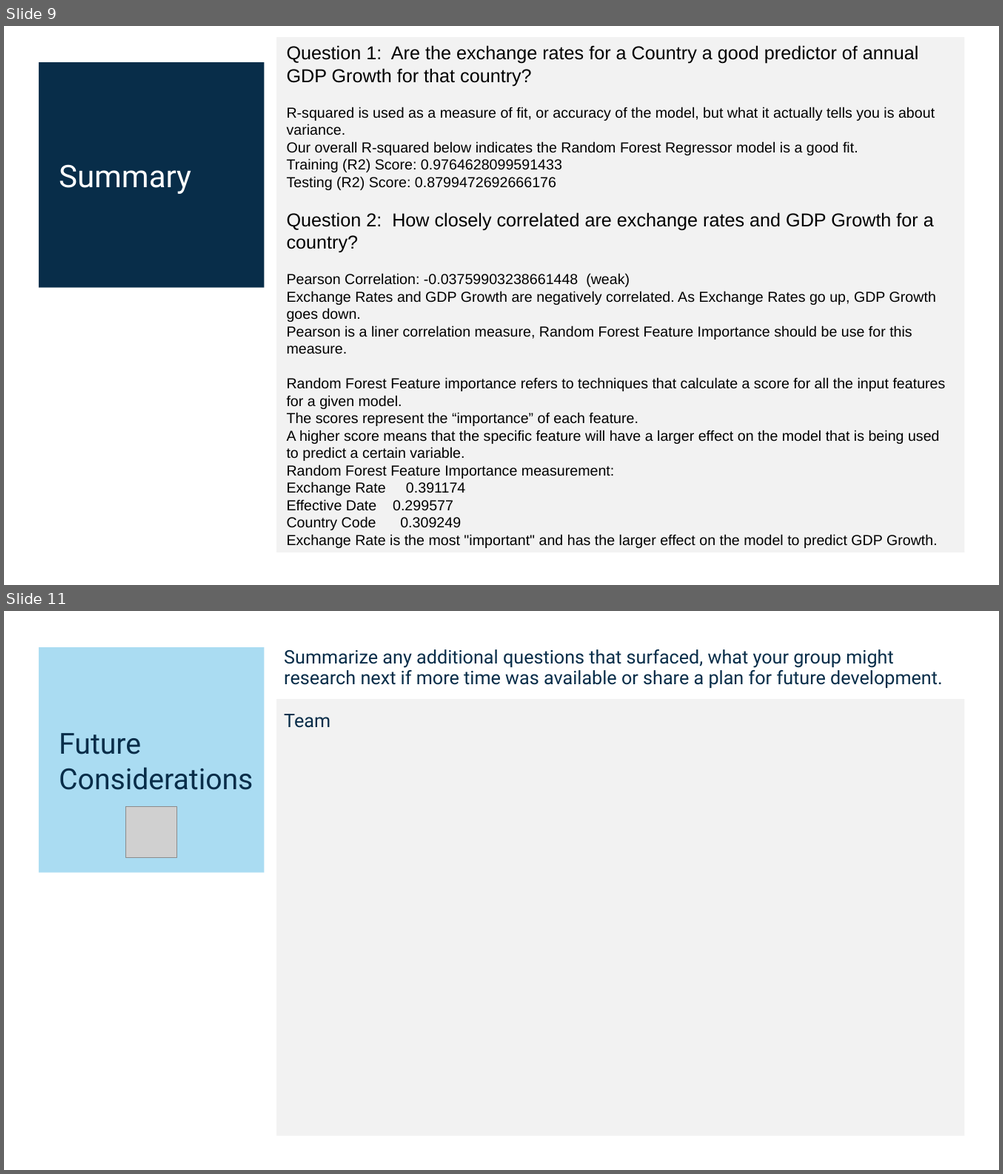
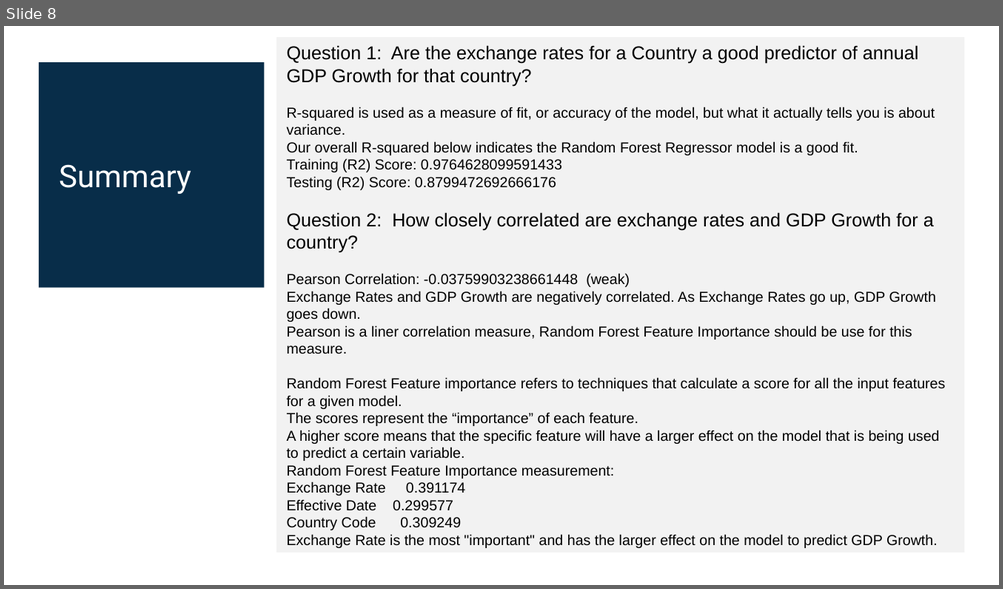
Before and after one commit to tbrown14611/Project_2, a slide deck: Team_3_AI_Bootcamp_Project_2.pptx. Shown one above the other, each under a label of ours: slides 9 and 11 before the commit, slide 8 after it; the slides between them are not shown. The pictures are 1003x1174 and 1003x589 pixels, drawn with LibreOffice and Linux fonts; fonts in the diff are those of the drawing; grey boxes stand for pictures. Boxes give left, top, right and bottom in pixels: in the first picture for what was removed or moved away, otherwise in the second. Text is boxed around its words. In the diff, an @@ line names an element or a change of style, - is before the commit and + after.

```diff
--- a/Team_3_AI_Bootcamp_Project_2.pptx
+++ b/Team_3_AI_Bootcamp_Project_2.pptx
@@ slide 11 removed at (4, 611, 999, 1170), background #FFFFFF @@
@@ rectangle removed at (39, 647, 264, 873) @@
@@ text removed at (284, 649, 942, 688) @@
-Summarize any additional questions that surfaced, what your group might research next if more time was available or share a plan for future development.
@@ rectangle removed at (276, 699, 965, 1136) @@
@@ text removed at (284, 714, 330, 728) @@
-Team
@@ text removed at (59, 733, 253, 790) @@
-Future Considerations
@@ picture removed at (126, 807, 177, 858) @@
@@ what was slide 9 is now slide 8 @@
```
Also in this commit, not shown: 1 slide changed, 1 slide added, 2 other slides removed.
